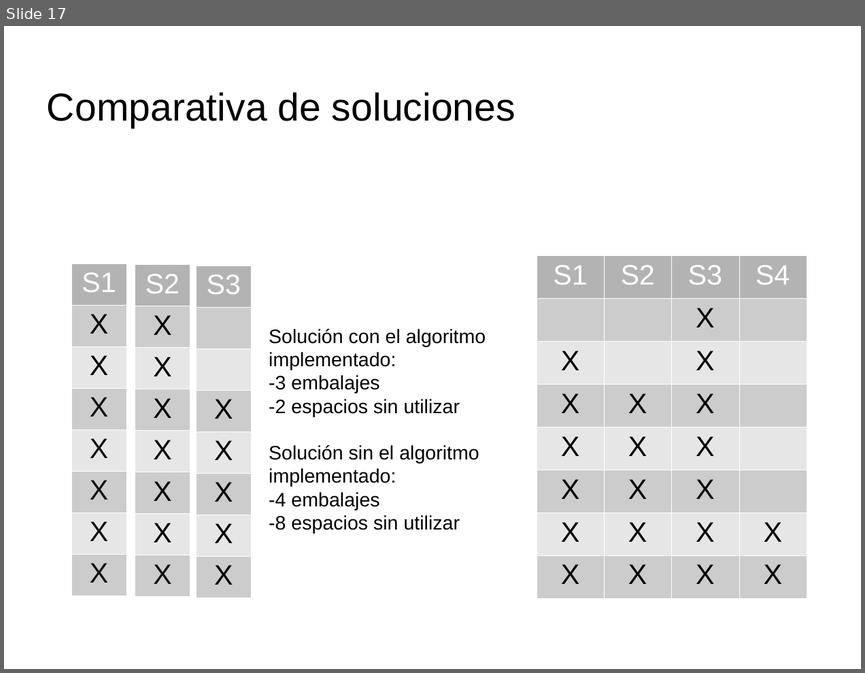
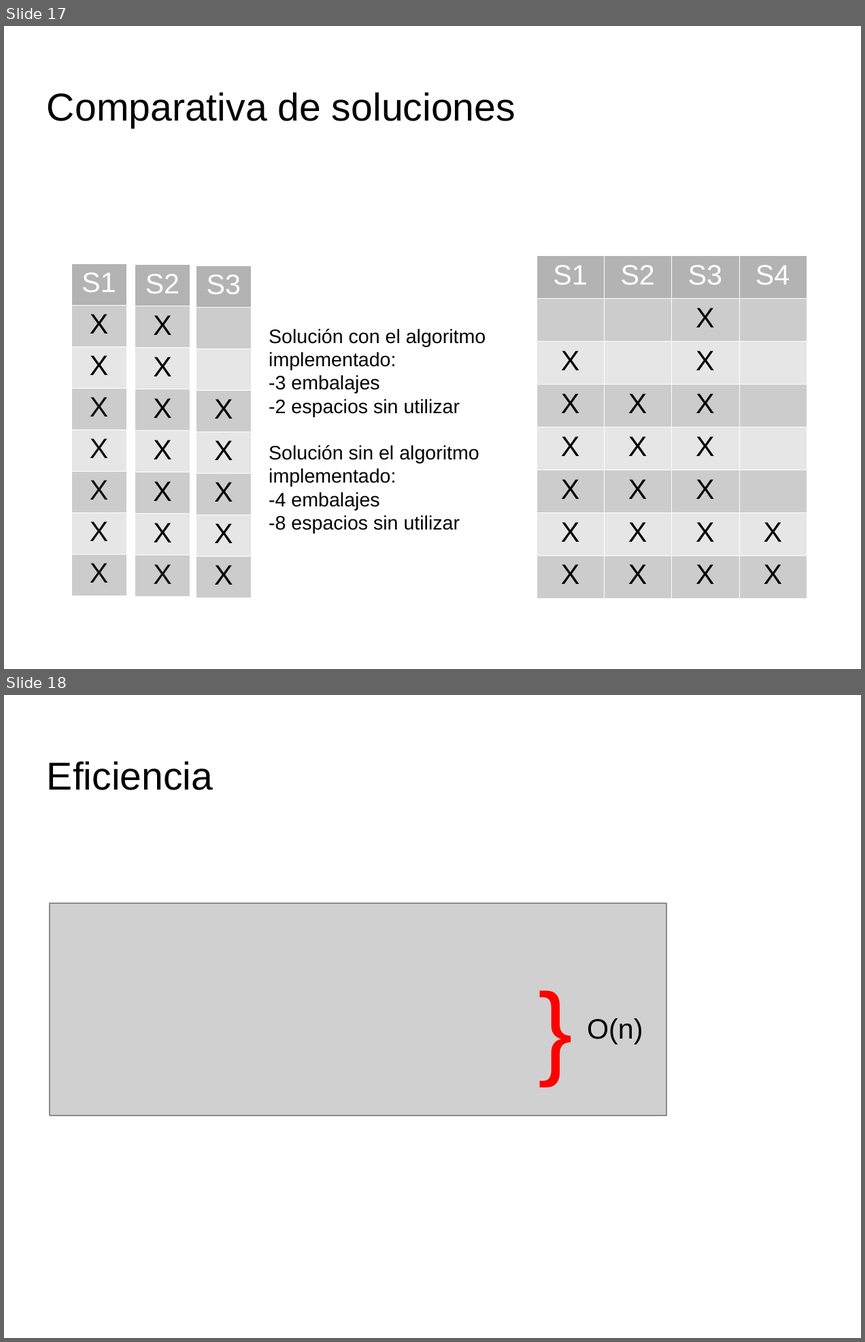
Before and after one commit to guillegalor/BinPacking, a slide deck: office/presentación.odp. Shown one above the other, each under a label of ours: slide 17 before the commit, slides 17 and 18 after it. The pictures are 865x673 and 865x1342 pixels, drawn with LibreOffice and Linux fonts; fonts in the diff are those of the drawing; grey boxes stand for pictures; background and template pictures are left out. Boxes give left, top, right and bottom in pixels: in the first picture for what was removed or moved away, otherwise in the second. Text is boxed around its words. In the diff, an @@ line names an element or a change of style, - is before the commit and + after.

```diff
--- a/office/presentación.odp
+++ b/office/presentación.odp
@@ slide 18 added at [4,695,861,1338], background picture (left out) @@
@@ title added at [47,761,213,790], 36 pt, text #000000 @@
+Eficiencia
@@ picture added at [50,903,667,1116] @@
@@ text added at [530,959,579,1082], 96 pt, text #FF0000 @@
+}
@@ text added at [587,1018,643,1045], 26 pt, text #000000 @@
+O(n)
```
Also in this commit, not shown: 2 other slides added, 1 slide removed.
